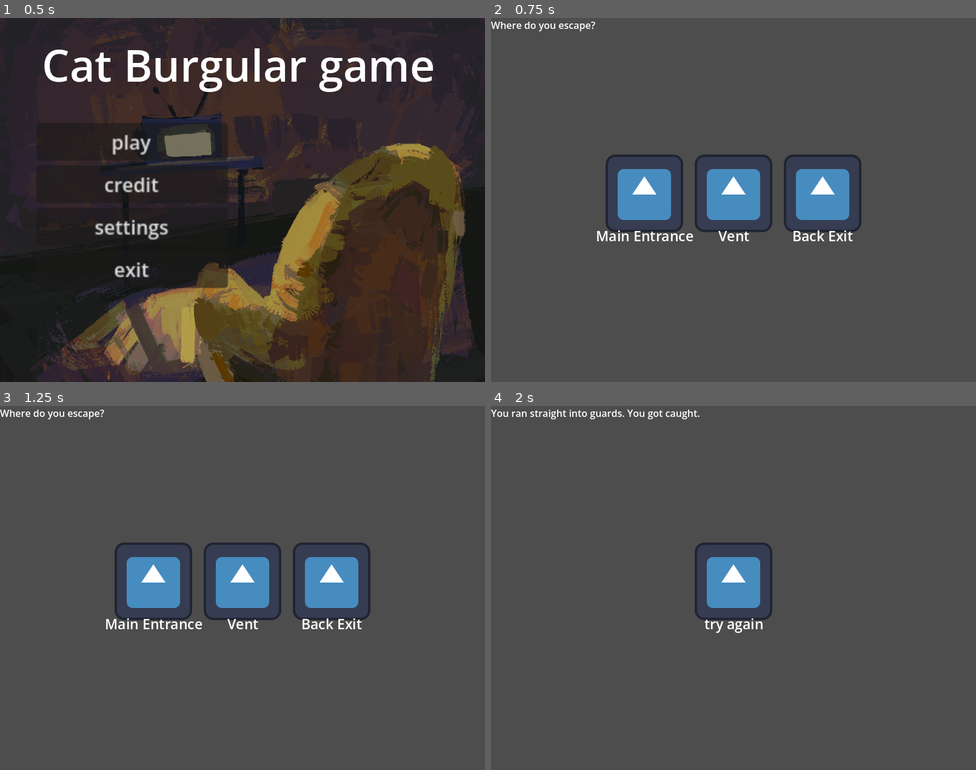
Above: before the commit, frames 1-4 (two rows, left to right).
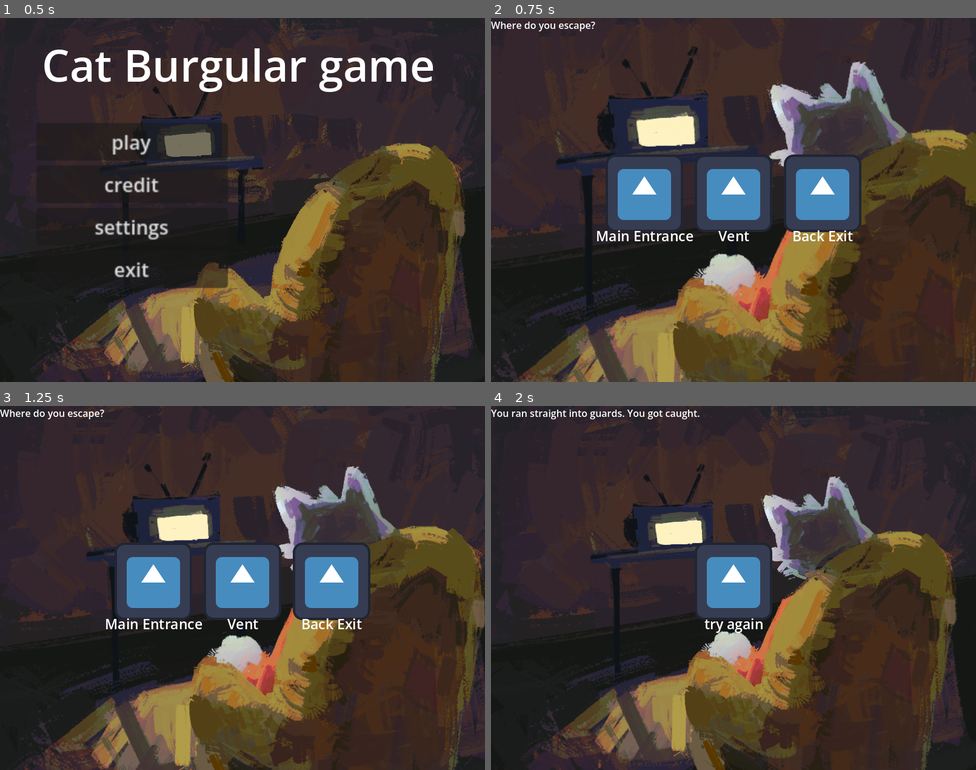
Above: after the commit, the same moments.

Repository: DagerDev/game-jamm
Game: Godot game, scene res://scenes/mainmenu/mainmenu.tscn
Two runs of this game, one before a commit and one after it. Both use one fixed random seed, a clock stepped at 60 frames per second and the inputs below. The engine's default icon, where the game draws it, is replaced by a stand-in: a white triangle on a blue panel in a dark square.
Inputs:
- Up to frame 1 (0.5 s): no input
- Up to frame 2 (0.75 s): click "play" at 0.5 s
- Up to frame 3 (1.25 s): no input
- Up to frame 4 (2 s): click "Main Entrance" at 1.25 s

Frame 1 is identical in both runs. In frame 2, 87% of the frame differs, in the area x 0-100%, y 0-100%; in frame 3, 87%; in frame 4, 94%.

Commit message:
animations in-progress

Diff:
--- a/scenes/main.tscn
+++ b/scenes/main.tscn
@@ -3,14 +3,32 @@
 [ext_resource type="Script" uid="uid://px6w0pneo0y0" path="res://scripts/control.gd" id="1_0wfyh"]
 [ext_resource type="Script" uid="uid://cysy2ax3d11ss" path="res://scripts/main.gd" id="1_eb6dy"]
 [ext_resource type="PackedScene" uid="uid://dr8b1m2gxs6p2" path="res://objects/choicebutton.tscn" id="2_sugp2"]
-
-[sub_resource type="Animation" id="Animation_gqmmt"]
-resource_name = "CS1"
-
-[sub_resource type="AnimationLibrary" id="AnimationLibrary_yc10j"]
-_data = {
-&"CS1": SubResource("Animation_gqmmt")
-}
+[ext_resource type="Texture2D" uid="uid://by858w353cfg" path="res://assets/cutscenes/CS1/1/1 bg.png" id="4_jyhfs"]
+[ext_resource type="Texture2D" uid="uid://c6c006kxtkxdw" path="res://assets/cutscenes/CS1/2/2 bg.png" id="5_a8y0u"]
+[ext_resource type="Texture2D" uid="uid://lj3i7hcs8kp8" path="res://assets/cutscenes/CS1/3/3 bg.png" id="6_jkv2x"]
+[ext_resource type="Texture2D" uid="uid://mlqkaoqruj7l" path="res://assets/cutscenes/CS1/4/4 bg.png" id="7_jbj1t"]
+[ext_resource type="Texture2D" uid="uid://bh4pngokbuuxr" path="res://assets/cutscenes/CS1/5/5 bg.png" id="8_muem4"]
+[ext_resource type="Texture2D" uid="uid://cixtounp101i5" path="res://assets/cutscenes/CS1/6/6 bg.png" id="9_dp3eg"]
+[ext_resource type="Texture2D" uid="uid://cfl72m244rio8" path="res://assets/cutscenes/CS1/7/7 bg.png" id="10_0ld40"]
+[ext_resource type="Texture2D" uid="uid://m1u6v7qluxs5" path="res://assets/cutscenes/CS1/8/8 bg.png" id="11_gqmmt"]
+[ext_resource type="Texture2D" uid="uid://digh4fujvvvxu" path="res://assets/cutscenes/CS1/9/9 bg.png" id="12_yc10j"]
+[ext_resource type="Texture2D" uid="uid://0oukklrfofsg" path="res://assets/cutscenes/CS1/1/1 character.png" id="13_jscy8"]
+[ext_resource type="Texture2D" uid="uid://f8kty54vf000" path="res://assets/cutscenes/CS1/1/1 furniture(on top of character).png" id="14_pm3ni"]
+[ext_resource type="Texture2D" uid="uid://1e1go54wthws" path="res://assets/cutscenes/CS1/2/2 tv.png" id="14_yq6so"]
+[ext_resource type="Texture2D" uid="uid://bllvqgsysj2v0" path="res://assets/cutscenes/CS1/3/3 character.png" id="15_fv21b"]
+[ext_resource type="Texture2D" uid="uid://cn18gxhuvyfjw" path="res://assets/cutscenes/CS1/4/4 bank.png" id="16_tel4y"]
+[ext_resource type="Texture2D" uid="uid://4ihmxw1np60k" path="res://assets/cutscenes/CS1/5/5 couch.png" id="17_qkpxi"]
+[ext_resource type="Texture2D" uid="uid://cqboc7d7iu3fs" path="res://assets/cutscenes/CS1/6/6 couch.png" id="18_5q0nq"]
+[ext_resource type="Texture2D" uid="uid://bdkhw1ofa1q20" path="res://assets/cutscenes/CS1/7/7 furniture.png" id="19_dgi5k"]
+[ext_resource type="Texture2D" uid="uid://ccgk61jmy3fng" path="res://assets/cutscenes/CS1/8/8 rooftop.png" id="20_j8jky"]
+[ext_resource type="Texture2D" uid="uid://c8tp2opx17y8h" path="res://assets/cutscenes/CS1/9/9 bank.png" id="21_kmb1v"]
+[ext_resource type="Texture2D" uid="uid://c67qyxrs6krnj" path="res://assets/cutscenes/CS1/2/2 character.png" id="23_fuf3a"]
+[ext_resource type="Texture2D" uid="uid://da5mg3whhoymj" path="res://assets/cutscenes/CS1/3/3 headline.png" id="24_pibwh"]
+[ext_resource type="Texture2D" uid="uid://djc6grly54uf2" path="res://assets/cutscenes/CS1/5/5 character.png" id="25_c6pm6"]
+[ext_resource type="Texture2D" uid="uid://lkf43tlqjppj" path="res://assets/cutscenes/CS1/6/6 character.png" id="26_5he1u"]
+[ext_resource type="Texture2D" uid="uid://da2cfgtmoeriw" path="res://assets/cutscenes/CS1/7/7 character.png" id="27_5poiv"]
+[ext_resource type="Texture2D" uid="uid://c6h0l2yvqdir7" path="res://assets/cutscenes/CS1/8/8 character (1).png" id="28_2cjbq"]
+[ext_resource type="Texture2D" uid="uid://bohcd61cc3wk5" path="res://assets/cutscenes/CS1/9/9 platform.png" id="29_chjal"]
 
 [sub_resource type="SpriteFrames" id="SpriteFrames_jscy8"]
 animations = [{
@@ -20,11 +38,246 @@
 "speed": 5.0
 }]
 
+[sub_resource type="Animation" id="Animation_yq6so"]
+resource_name = "Intro"
+length = 20.0
+tracks/0/type = "value"
+tracks/0/imported = false
+tracks/0/enabled = true
+tracks/0/path = NodePath("animation/Background:scale")
+tracks/0/interp = 1
+tracks/0/loop_wrap = true
+tracks/0/keys = {
+"times": PackedFloat32Array(0, 1.5, 2.8),
+"transitions": PackedFloat32Array(0.48296785, 1.5691681, 1),
+"update": 0,
+"values": [Vector2(1.3, 1.3), Vector2(1, 1), Vector2(1.4, 1.4)]
+}
+tracks/1/type = "value"
+tracks/1/imported = false
+tracks/1/enabled = true
+tracks/1/path = NodePath("animation/Background/L2:frame")
+tracks/1/interp = 1
+tracks/1/loop_wrap = true
+tracks/1/keys = {
+"times": PackedFloat32Array(0, 1.5, 2.8),
+"transitions": PackedFloat32Array(1, 1, 1),
+"update": 1,
+"values": [0, 1, 2]
+}
+tracks/2/type = "value"
+tracks/2/imported = false
+tracks/2/enabled = true
+tracks/2/path = NodePath("animation/Background/L2/L3:frame")
+tracks/2/interp = 1
+tracks/2/loop_wrap = true
+tracks/2/keys = {
+"times": PackedFloat32Array(0.033333335, 1.5, 2.8),
+"transitions": PackedFloat32Array(1, 1, 1),
+"update": 1,
+"values": [0, 1, 1]
+}
+tracks/3/type = "value"
+tracks/3/imported = false
+tracks/3/enabled = true
+tracks/3/path = NodePath("animation/Background/L2/L3/Main:frame")
+tracks/3/interp = 1
+tracks/3/loop_wrap = true
+tracks/3/keys = {
+"times": PackedFloat32Array(0.06666667),
+"transitions": PackedFloat32Array(1),
+"update": 1,
+"values": [0]
+}
+tracks/4/type = "value"
+tracks/4/imported = false
+tracks/4/enabled = true
+tracks/4/path = NodePath("animation/Background:frame")
+tracks/4/interp = 1
+tracks/4/loop_wrap = true
+tracks/4/keys = {
+"times": PackedFloat32Array(0.10000001, 1.5, 2.8),
+"transitions": PackedFloat32Array(1, 1, 1),
+"update": 1,
+"values": [0, 1, 2]
+}
+
+[sub_resource type="Animation" id="Animation_fv21b"]
+length = 0.001
+tracks/0/type = "value"
+tracks/0/imported = false
+tracks/0/enabled = true
+tracks/0/path = NodePath("animation/Background:scale")
+tracks/0/interp = 1
+tracks/0/loop_wrap = true
+tracks/0/keys = {
+"times": PackedFloat32Array(0),
+"transitions": PackedFloat32Array(1),
+"update": 0,
+"values": [Vector2(2, 2)]
+}
+tracks/1/type = "value"
+tracks/1/imported = false
+tracks/1/enabled = true
+tracks/1/path = NodePath("animation/Background/L2:frame")
+tracks/1/interp = 1
+tracks/1/loop_wrap = true
+tracks/1/keys = {
+"times": PackedFloat32Array(0),
+"transitions": PackedFloat32Array(1),
+"update": 1,
+"values": [0]
+}
+tracks/2/type = "value"
+tracks/2/imported = false
+tracks/2/enabled = true
+tracks/2/path = NodePath("animation/Background/L2/L3:frame")
+tracks/2/interp = 1
+tracks/2/loop_wrap = true
+tracks/2/keys = {
+"times": PackedFloat32Array(0),
+"transitions": PackedFloat32Array(1),
+"update": 1,
+"values": [0]
+}
+tracks/3/type = "value"
+tracks/3/imported = false
+tracks/3/enabled = true
+tracks/3/path = NodePath("animation/Background/L2/L3/Main:frame")
+tracks/3/interp = 1
+tracks/3/loop_wrap = true
+tracks/3/keys = {
+"times": PackedFloat32Array(0),
+"transitions": PackedFloat32Array(1),
+"update": 1,
+"values": [0]
+}
+tracks/4/type = "value"
+tracks/4/imported = false
+tracks/4/enabled = true
+tracks/4/path = NodePath("animation/Background:frame")
+tracks/4/interp = 1
+tracks/4/loop_wrap = true
+tracks/4/keys = {
+"times": PackedFloat32Array(0),
+"transitions": PackedFloat32Array(1),
+"update": 1,
+"values": [0]
+}
+
+[sub_resource type="AnimationLibrary" id="AnimationLibrary_tel4y"]
+_data = {
+&"Intro": SubResource("Animation_yq6so"),
+&"RESET": SubResource("Animation_fv21b")
+}
+
+[sub_resource type="SpriteFrames" id="SpriteFrames_sugp2"]
+animations = [{
+"frames": [{
+"duration": 1.0,
+"texture": ExtResource("4_jyhfs")
+}, {
+"duration": 1.0,
+"texture": ExtResource("5_a8y0u")
+}, {
+"duration": 1.0,
+"texture": ExtResource("6_jkv2x")
+}, {
+"duration": 1.0,
+"texture": ExtResource("7_jbj1t")
+}, {
+"duration": 1.0,
+"texture": ExtResource("8_muem4")
+}, {
+"duration": 1.0,
+"texture": ExtResource("9_dp3eg")
+}, {
+"duration": 1.0,
+"texture": ExtResource("10_0ld40")
+}, {
+"duration": 1.0,
+"texture": ExtResource("11_gqmmt")
+}, {
+"duration": 1.0,
+"texture": ExtResource("12_yc10j")
+}],
+"loop": true,
+"name": &"Backgrounds",
+"speed": 5.0
+}]
+
+[sub_resource type="SpriteFrames" id="SpriteFrames_jyhfs"]
+animations = [{
+"frames": [{
+"duration": 1.0,
+"texture": ExtResource("13_jscy8")
+}, {
+"duration": 1.0,
+"texture": ExtResource("14_yq6so")
+}, {
+"duration": 1.0,
+"texture": ExtResource("15_fv21b")
+}, {
+"duration": 1.0,
+"texture": ExtResource("16_tel4y")
+}, {
+"duration": 1.0,
+"texture": ExtResource("17_qkpxi")
+}, {
+"duration": 1.0,
+"texture": ExtResource("18_5q0nq")
+}, {
+"duration": 1.0,
+"texture": ExtResource("19_dgi5k")
+}, {
+"duration": 1.0,
+"texture": ExtResource("20_j8jky")
+}, {
+"duration": 1.0,
+"texture": ExtResource("21_kmb1v")
+}],
+"loop": true,
+"name": &"L2",
+"speed": 5.0
+}]
+
+[sub_resource type="SpriteFrames" id="SpriteFrames_tbgi4"]
+animations = [{
+"frames": [{
+"duration": 1.0,
+"texture": ExtResource("14_pm3ni")
+}, {
+"duration": 1.0,
+"texture": ExtResource("23_fuf3a")
+}, {
+"duration": 1.0,
+"texture": ExtResource("24_pibwh")
+}, {
+"duration": 1.0,
+"texture": ExtResource("25_c6pm6")
+}, {
+"duration": 1.0,
+"texture": ExtResource("26_5he1u")
+}, {
+"duration": 1.0,
+"texture": ExtResource("27_5poiv")
+}, {
+"duration": 1.0,
+"texture": ExtResource("28_2cjbq")
+}, {
+"duration": 1.0,
+"texture": ExtResource("29_chjal")
+}],
+"loop": true,
+"name": &"L3",
+"speed": 5.0
+}]
+
+[sub_resource type="SpriteFrames" id="SpriteFrames_yq6so"]
+
 [node name="main" type="Node2D" unique_id=1503019708]
 script = ExtResource("1_eb6dy")
-
-[node name="AnimationPlayer" type="AnimationPlayer" parent="." unique_id=800744281]
-libraries/ = SubResource("AnimationLibrary_yc10j")
+metadata/_edit_vertical_guides_ = [-1276.0]
 
 [node name="CanvasLayer" type="CanvasLayer" parent="." unique_id=817848931]
 
@@ -82,4 +335,24 @@
 
 [node name="Camera2D" type="Camera2D" parent="." unique_id=113694748]
 
+[node name="animation" type="AnimationPlayer" parent="." unique_id=695732149]
+unique_name_in_owner = true
+libraries/ = SubResource("AnimationLibrary_tel4y")
+
+[node name="Background" type="AnimatedSprite2D" parent="animation" unique_id=164805219]
+scale = Vector2(2, 2)
+sprite_frames = SubResource("SpriteFrames_sugp2")
+animation = &"Backgrounds"
+
+[node name="L2" type="AnimatedSprite2D" parent="animation/Background" unique_id=956752936]
+sprite_frames = SubResource("SpriteFrames_jyhfs")
+animation = &"L2"
+
+[node name="L3" type="AnimatedSprite2D" parent="animation/Background/L2" unique_id=1502731455]
+sprite_frames = SubResource("SpriteFrames_tbgi4")
+animation = &"L3"
+
+[node name="Main" type="AnimatedSprite2D" parent="animation/Background/L2/L3" unique_id=1350518309]
+sprite_frames = SubResource("SpriteFrames_yq6so")
+
 [connection signal="animation_finished" from="Animated" to="." method="animation_finished"]
--- a/scenes/mainmenu/mainmenu.tscn
+++ b/scenes/mainmenu/mainmenu.tscn
@@ -1,9 +1,11 @@
 [gd_scene format=3 uid="uid://3wh07r6dgcly"]
 
 [ext_resource type="Script" uid="uid://c54rs6sdtv0bx" path="res://scenes/mainmenu/control.gd" id="1_1css7"]
-[ext_resource type="Texture2D" uid="uid://by858w353cfg" path="res://assets/cutscenes/CS1/F1/1 bg.png" id="2_oktx4"]
-[ext_resource type="Texture2D" uid="uid://f8kty54vf000" path="res://assets/cutscenes/CS1/F1/1 furniture(on top of character).png" id="3_ckupo"]
+[ext_resource type="Texture2D" uid="uid://by858w353cfg" path="res://assets/cutscenes/CS1/1/1 bg.png" id="2_oktx4"]
+[ext_resource type="Texture2D" uid="uid://f8kty54vf000" path="res://assets/cutscenes/CS1/1/1 furniture(on top of character).png" id="3_ckupo"]
+[ext_resource type="Texture2D" uid="uid://lj3i7hcs8kp8" path="res://assets/cutscenes/CS1/3/3 bg.png" id="4_2x7eg"]
 [ext_resource type="Script" uid="uid://cuo6pahf3cb00" path="res://scenes/mainmenu/Bmusic.gd" id="4_fi8nj"]
+[ext_resource type="Texture2D" uid="uid://bllvqgsysj2v0" path="res://assets/cutscenes/CS1/3/3 character.png" id="5_ugunp"]
 
 [sub_resource type="StyleBoxLine" id="StyleBoxLine_fi8nj"]
 color = Color(0.99883217, 0.97580665, 0.95827323, 1)
@@ -69,30 +71,6 @@
 max_lines_visible = 1
 metadata/_edit_lock_ = true
 
-[node name="L1" type="TextureRect" parent="menu/control" unique_id=1745275691]
-z_index = -1
-layout_mode = 1
-anchors_preset = 15
-anchor_right = 1.0
-anchor_bottom = 1.0
-grow_horizontal = 2
-grow_vertical = 2
-mouse_filter = 2
-texture = ExtResource("2_oktx4")
-metadata/_edit_lock_ = true
-
-[node name="L2" type="TextureRect" parent="menu/control" unique_id=1758887102]
-z_index = -1
-layout_mode = 1
-anchors_preset = 15
-anchor_right = 1.0
-anchor_bottom = 1.0
-grow_horizontal = 2
-grow_vertical = 2
-mouse_filter = 2
-texture = ExtResource("3_ckupo")
-metadata/_edit_lock_ = true
-
 [node name="Settings" type="Panel" parent="menu/control" unique_id=253896915]
 layout_mode = 1
 anchors_preset = 4
@@ -229,6 +207,67 @@
 "
 flat = true
 
+[node name="L1" type="TextureRect" parent="menu/control" unique_id=1745275691]
+z_index = -1
+layout_mode = 1
+anchors_preset = 15
+anchor_right = 1.0
+anchor_bottom = 1.0
+offset_right = 760.0
+offset_bottom = 560.0
+grow_horizontal = 2
+grow_vertical = 2
+mouse_filter = 2
+texture = ExtResource("2_oktx4")
+stretch_mode = 2
+metadata/_edit_lock_ = true
+
+[node name="L2" type="TextureRect" parent="menu/control" unique_id=1758887102]
+z_index = -1
+layout_mode = 1
+anchors_preset = 15
+anchor_right = 1.0
+anchor_bottom = 1.0
+offset_right = 760.0
+offset_bottom = 560.0
+grow_horizontal = 2
+grow_vertical = 2
+mouse_filter = 2
+texture = ExtResource("3_ckupo")
+stretch_mode = 2
+metadata/_edit_lock_ = true
+
+[node name="V1" type="TextureRect" parent="menu/control" unique_id=1347416034]
+visible = false
+z_index = -1
+layout_mode = 1
+anchors_preset = 15
+anchor_right = 1.0
+anchor_bottom = 1.0
+grow_horizontal = 2
+grow_vertical = 2
+mouse_filter = 2
+texture = ExtResource("4_2x7eg")
+stretch_mode = 2
+
+[node name="V2" type="TextureRect" parent="menu/control/V1" unique_id=1747016869]
+layout_mode = 1
+anchors_preset = 15
+anchor_right = 1.0
+anchor_bottom = 1.0
+grow_horizontal = 2
+grow_vertical = 2
+mouse_filter = 2
+texture = ExtResource("5_ugunp")
+stretch_mode = 2
+
+[node name="background" type="Control" parent="menu" unique_id=915260636]
+z_index = -1
+layout_mode = 3
+anchors_preset = 0
+offset_right = 40.0
+offset_bottom = 40.0
+
 [node name="AudioStreamPlayer" type="AudioStreamPlayer" parent="." unique_id=175836862]
 bus = &"Music"
 script = ExtResource("4_fi8nj")
--- a/scripts/main.gd
+++ b/scripts/main.gd
@@ -1,10 +1,10 @@
 extends Node2D
 
-@onready var ani = $Animated
+@onready var ani = %animation
 @onready var buttons = $CanvasLayer/Control/CenterContainer/buttons
 # Called when the node enters the scene tree for the first time.
 func _ready() -> void:
-	pass
+	ani.play("Intro")
 
 
 func animation_finished() -> void:
Renamed: assets/cutscenes/CS1/F1/1 bg.png -> assets/cutscenes/CS1/1/1 bg.png
Not shown, added: assets/cutscenes/CS1/1/1 bg.png.import
Renamed: assets/cutscenes/CS1/F1/1 character.png -> assets/cutscenes/CS1/1/1 character.png
Not shown, added: assets/cutscenes/CS1/1/1 character.png.import
Renamed: assets/cutscenes/CS1/F1/1 furniture(on top of character).png -> assets/cutscenes/CS1/1/1 furniture(on top of character).png
Not shown, added: assets/cutscenes/CS1/1/1 furniture(on top of character).png.import
Binary file added: assets/cutscenes/CS1/2/2 bg.png
Not shown, added: assets/cutscenes/CS1/2/2 bg.png.import
Binary file added: assets/cutscenes/CS1/2/2 character.png
Not shown, added: assets/cutscenes/CS1/2/2 character.png.import
Binary file added: assets/cutscenes/CS1/2/2 headline.png
Not shown, added: assets/cutscenes/CS1/2/2 headline.png.import
(and 46 more such lines)
